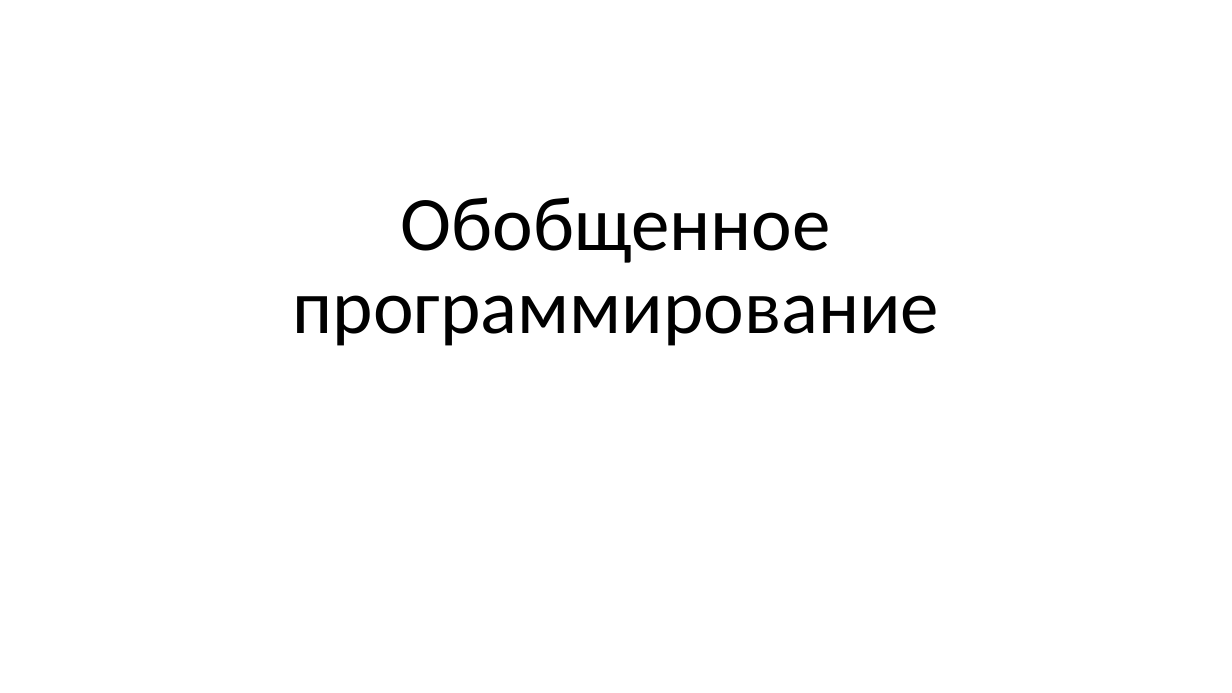
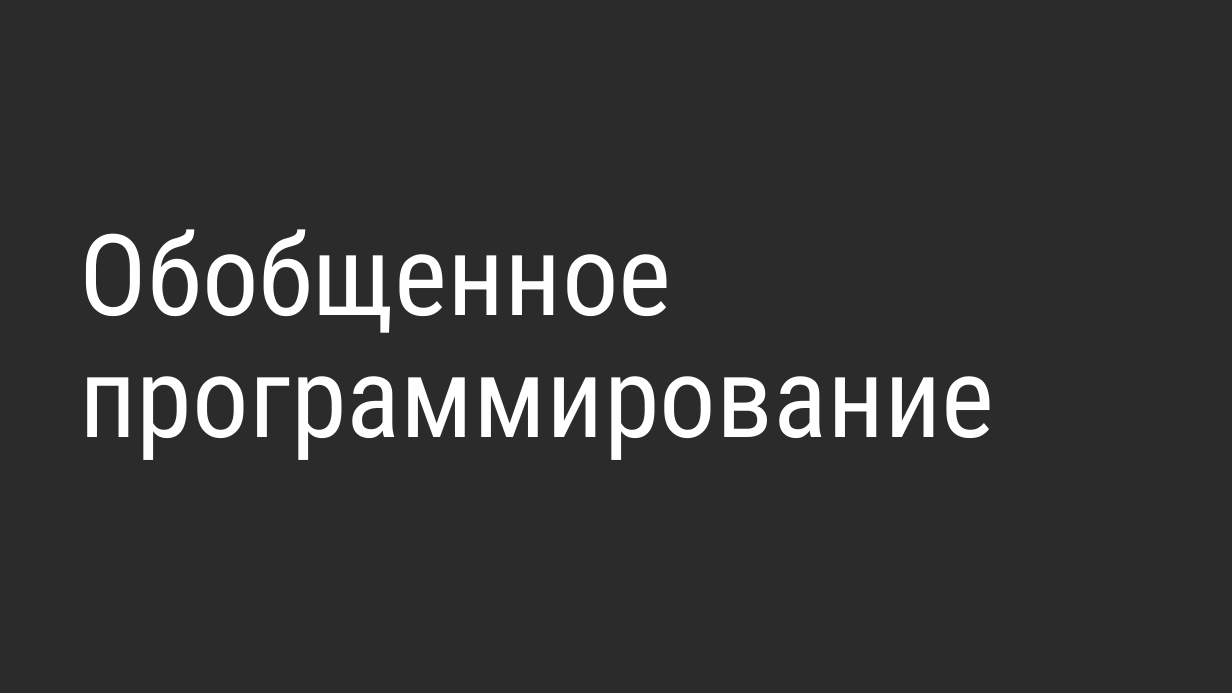
Before and after one commit to alexey-malov/oop, a slide deck: slide 1 of lectures/06/Обобщенное программирование, шаблоны.pptx. Drawn at 1232x693 pixels with LibreOffice and Linux fonts; fonts in the diff are those of the drawing; background and template pictures are left out; a plain dark background stands for a picture behind light text. Boxes give left, top, right and bottom in pixels: in the first picture for what was removed or moved away, otherwise in the second. Text is boxed around its words. In the diff, an @@ line names an element or a change of style, - is before the commit and + after.

```diff
--- a/lectures/06/Обобщенное программирование, шаблоны.pptx
+++ b/lectures/06/Обобщенное программирование, шаблоны.pptx
@@ background #FFFFFF to picture (left out) @@
@@ title "Обобщенное программирование": place and size @@
-title "Обобщенное программирование" at (293,197,939,346)
+title "Обобщенное программирование" at (80,229,995,460)
@@ title "Обобщенное программирование" at (80,229,995,460): size 60 to 88 pt, font Calibri to Roboto Condensed, text colour #000000 to #FFFFFF; alignment centre to left @@
```
Also in this commit, not shown: 15 other slides changed, 5 slides added, 4 slides removed, 6 other files.
